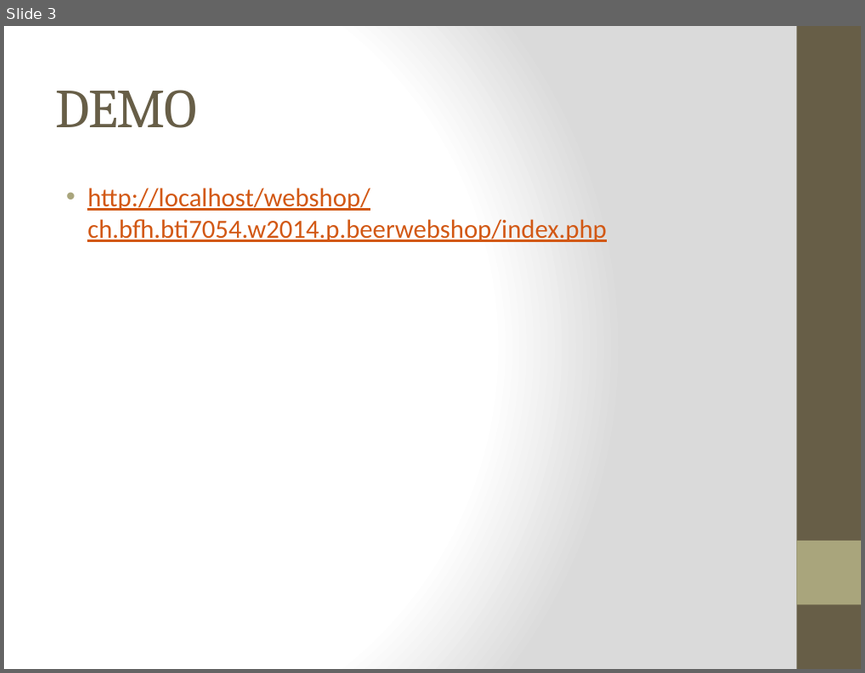
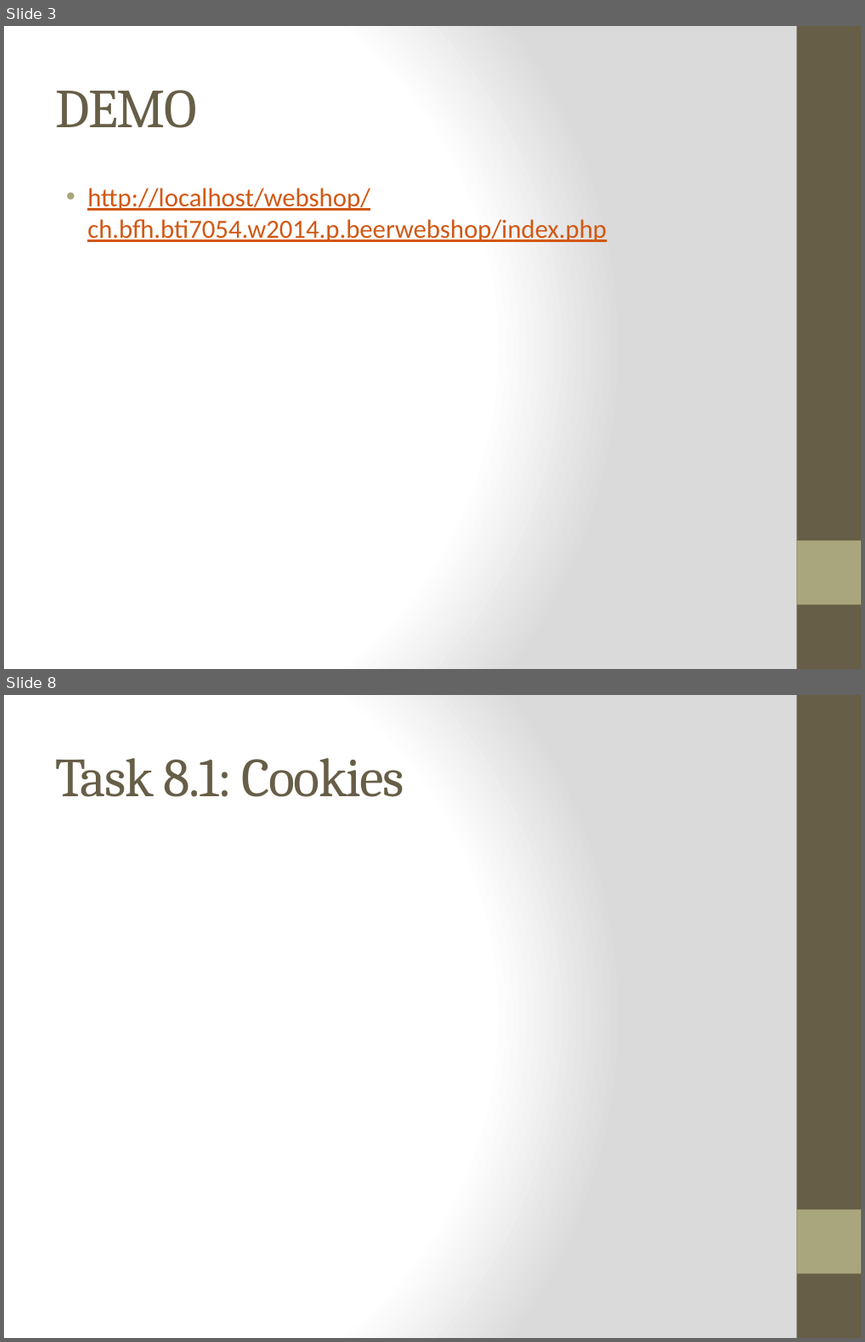
Before and after one commit to kochm8/ch.bfh.bti7054.w2014.p.beerwebshop, a slide deck: doc/Präsentation.pptx. Shown one above the other, each under a label of ours: slide 3 before the commit, slides 3 and 8 after it; the slides between them are not shown. The pictures are 865x673 and 865x1342 pixels, drawn with LibreOffice and Linux fonts; fonts in the diff are those of the drawing. Boxes give left, top, right and bottom in pixels: in the first picture for what was removed or moved away, otherwise in the second. Text is boxed around its words. In the diff, an @@ line names an element or a change of style, - is before the commit and + after.

```diff
--- a/doc/Präsentation.pptx
+++ b/doc/Präsentation.pptx
@@ slide 8 added at (x1=4, y1=695, x2=861, y2=1338), background gradient #FFFFFF to #DADADA; not listed: 2 template elements that a slide beside it also shows @@
@@ title added at (x1=55, y1=758, x2=404, y2=797), 46 pt, text #675E47 @@
+Task 8.1: Cookies
```
Also in this commit, not shown: 1 slide changed, 7 other slides added.
